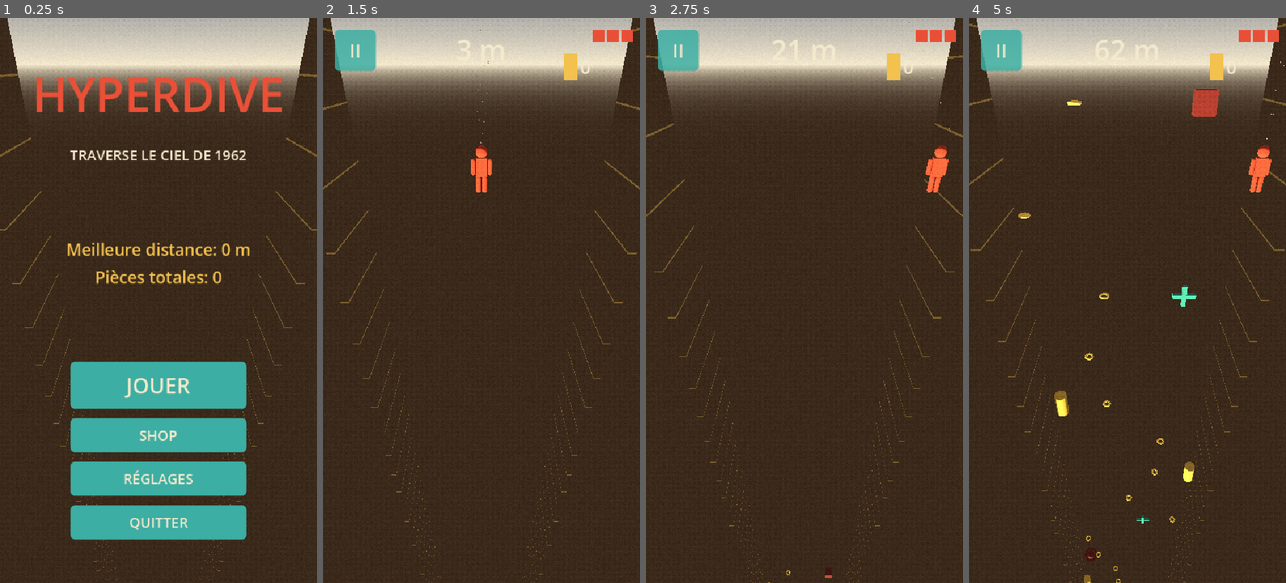
Above: before the commit, frames 1-4 (left to right).
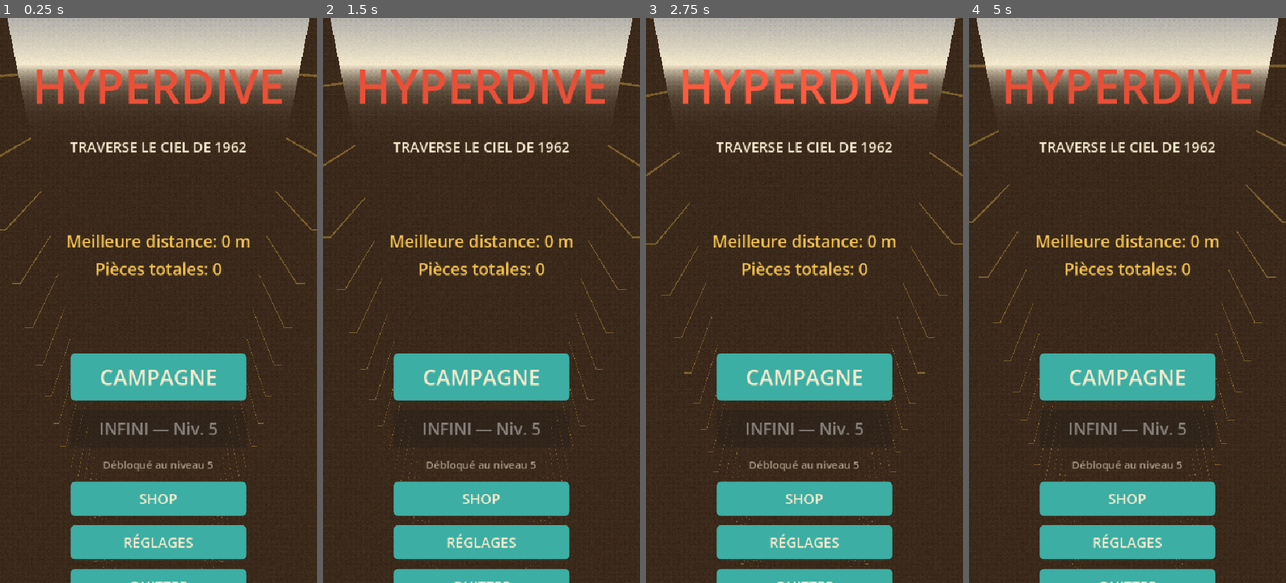
Above: after the commit, the same moments.

Repository: quvntvn/Hyperdive
Game: Godot game, scene res://scenes/ui/main_menu.tscn
Two runs of this game, one before a commit and one after it. Both use one fixed random seed, a clock stepped at 60 frames per second and the inputs below.
Inputs (mouse positions are in pixels of both pictures, inside the frame that each line leads up to):
- Up to frame 1 (0.25 s): no input
- Up to frame 2 (1.5 s): click (481, 379) at 0.5 s, where only the run after the commit has a clickable "CAMPAGNE"; click (481, 430) at 1.25 s, where only the run after the commit has a clickable "MENU"
- Up to frame 3 (2.75 s): tap Enter at 2 s; move the mouse to (874, 272) at 2.02 s; hold D (move_right) from 2.03 s (still down); tap 1 at 2.1 s; click (874, 272) at 2.17 s
- Up to frame 4 (5 s): release D (move_right) at 2.75 s; drag from (1064, 328) to (1111, 413) at 2.77 s; move the mouse to (1159, 176) at 3.52 s; hold D (move_right) 3.53-4.25 s; tap 3 at 3.6 s; drag from (1111, 413) to (1032, 215) at 4.27 s

The runs differ from the first frame. In frame 1, 18% of the frame differs, in the area x 11-90%, y 9-100%; in frame 2, 20%; in frame 3, 20%; in frame 4, 21%, in the area x 0-100%, y 1-100%.

Commit message:
feat(ui): boutons CAMPAGNE et INFINI verrouillé dans le menu
Co-Authored-By: Claude Sonnet 4.6 <noreply@anthropic.com>

Diff:
--- a/hyperdive/scenes/ui/main_menu.tscn
+++ b/hyperdive/scenes/ui/main_menu.tscn
@@ -103,12 +103,27 @@
 [node name="ButtonsContainer" type="VBoxContainer" parent="MenuUI/Screen/Layout"]
 theme_override_constants/separation = 16
 
-[node name="JouerButton" type="Button" parent="MenuUI/Screen/Layout/ButtonsContainer"]
+[node name="CampagneButton" type="Button" parent="MenuUI/Screen/Layout/ButtonsContainer"]
 unique_name_in_owner = true
 custom_minimum_size = Vector2(300, 80)
 size_flags_horizontal = 4
-text = "JOUER"
+text = "CAMPAGNE"
 theme_override_font_sizes/font_size = 36
+
+[node name="JouerButton" type="Button" parent="MenuUI/Screen/Layout/ButtonsContainer"]
+unique_name_in_owner = true
+custom_minimum_size = Vector2(300, 64)
+size_flags_horizontal = 4
+text = "INFINI — Niv. 5"
+disabled = true
+theme_override_font_sizes/font_size = 28
+
+[node name="InfiniLockedLabel" type="Label" parent="MenuUI/Screen/Layout/ButtonsContainer"]
+unique_name_in_owner = true
+text = "Débloqué au niveau 5"
+horizontal_alignment = 1
+theme_override_font_sizes/font_size = 18
+theme_override_colors/font_color = Color(0.957, 0.914, 0.804, 0.6)
 
 [node name="ShopButton" type="Button" parent="MenuUI/Screen/Layout/ButtonsContainer"]
 unique_name_in_owner = true
--- a/hyperdive/scripts/ui/main_menu.gd
+++ b/hyperdive/scripts/ui/main_menu.gd
@@ -2,11 +2,13 @@
 class_name MainMenu
 
 func _ready() -> void:
+	%CampagneButton.pressed.connect(_on_campagne_pressed)
 	%JouerButton.pressed.connect(_on_jouer_pressed)
 	%ShopButton.pressed.connect(_on_shop_pressed)
 	%ReglagesButton.pressed.connect(_on_reglages_pressed)
 	%QuitterButton.pressed.connect(_on_quitter_pressed)
 
+	_update_infinite_button()
 	update_stats()
 	Settings.coin_collected.connect(func(_n: int) -> void: update_stats())
 
@@ -14,18 +16,34 @@
 	Audio.unduck_music()
 	Audio.play_music()
 
+	_style_button(%CampagneButton)
 	_style_button(%JouerButton)
 	_style_button(%ShopButton)
 	_style_button(%ReglagesButton)
 	_style_button(%QuitterButton)
 	_animate_title()
 
+func _update_infinite_button() -> void:
+	if Settings.is_infinite_unlocked():
+		%JouerButton.disabled = false
+		%JouerButton.text = "JOUER (INFINI)"
+		%InfiniLockedLabel.visible = false
+	else:
+		%JouerButton.disabled = true
+		%JouerButton.text = "INFINI — Niv. 5"
+		%InfiniLockedLabel.visible = true
+
 func update_stats() -> void:
 	%BestLabel.text = "Meilleure distance: " + str(Settings.best_distance) + " m"
 	%CoinsLabel.text = "Pièces totales: " + str(Settings.coins_total)
 
+func _on_campagne_pressed() -> void:
+	Audio.play_ui_click()
+	get_tree().change_scene_to_file("res://scenes/ui/level_screen.tscn")
+
 func _on_jouer_pressed() -> void:
 	Audio.play_ui_click()
+	Settings.active_mode = "infinite"
 	get_tree().change_scene_to_file("res://scenes/game/main_game.tscn")
 
 func _on_shop_pressed() -> void:
